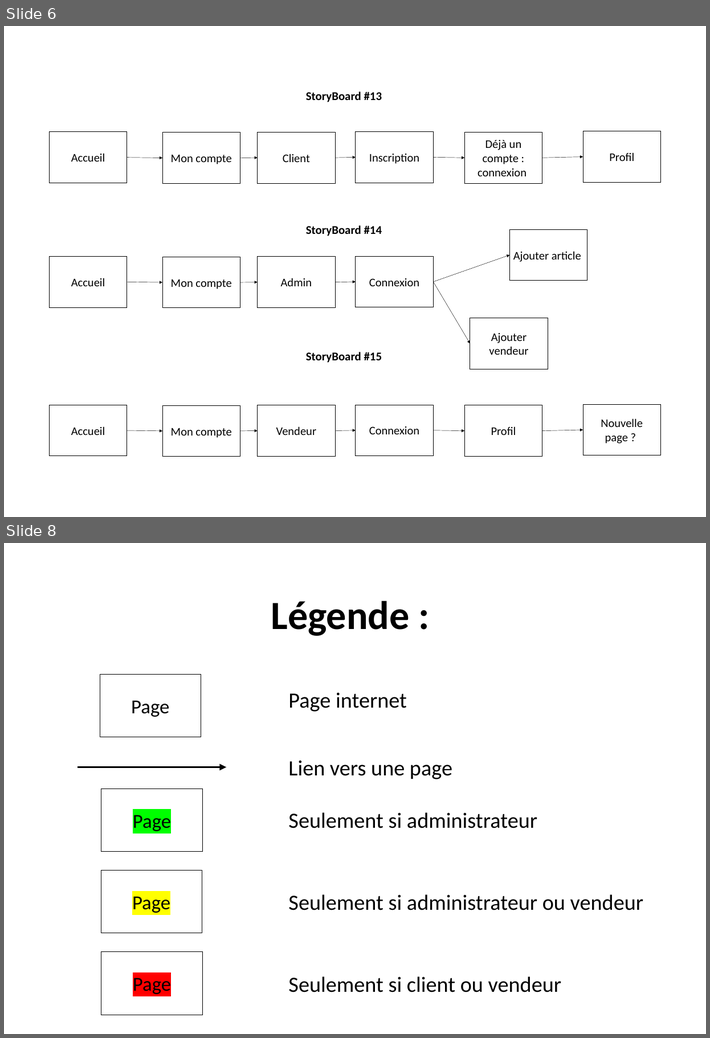
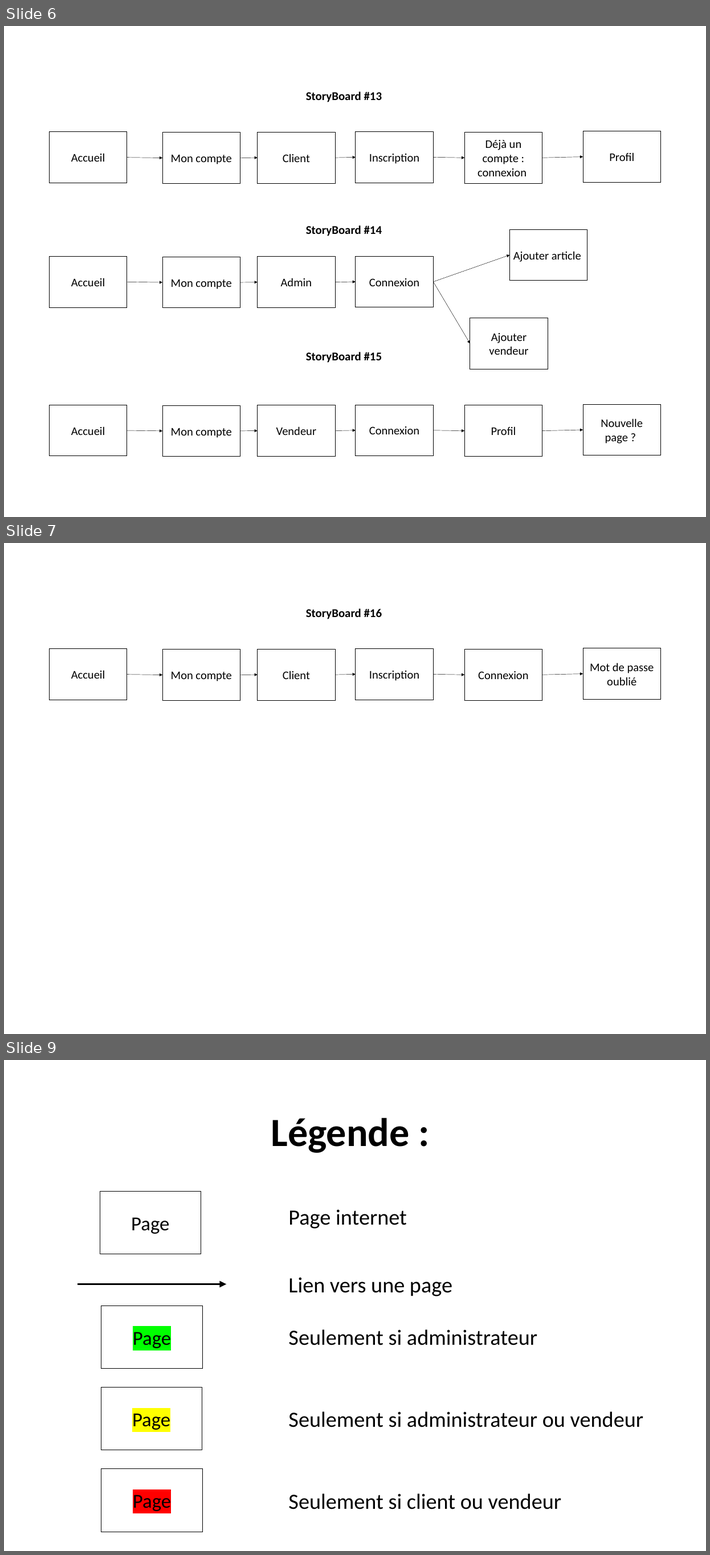
Before and after one commit to MaximeGendron/Paris-Shopping, a slide deck: Livrable/Story board.pptx. Shown one above the other, each under a label of ours: slides 6 and 8 before the commit, slides 6, 7 and 9 after it; the slides between them are not shown. The pictures are 710x1038 and 710x1555 pixels, drawn with LibreOffice and Linux fonts; fonts in the diff are those of the drawing. Boxes give left, top, right and bottom in pixels: in the first picture for what was removed or moved away, otherwise in the second. Text is boxed around its words. In the diff, an @@ line names an element or a change of style, - is before the commit and + after.

```diff
--- a/Livrable/Story board.pptx
+++ b/Livrable/Story board.pptx
@@ slide 7 added at [4, 543, 706, 1034], background #FFFFFF @@
@@ text added at [306, 609, 382, 619], 24 pt, text #000000, bold @@
+StoryBoard #16
@@ rectangle added at [49, 649, 127, 700], fill #FFFFFF, outline #000000 1 pt, 23.7 pt, text #000000 @@
+Accueil
@@ rectangle added at [162, 649, 240, 700], fill #FFFFFF, outline #000000 1 pt, 23.7 pt, text #000000 @@
+Mon compte
@@ rectangle added at [258, 649, 335, 700], fill #FFFFFF, outline #000000 1 pt, 23.7 pt, text #000000 @@
+Client
@@ rectangle added at [356, 649, 433, 700], fill #FFFFFF, outline #000000 1 pt, 23.7 pt, text #000000 @@
+Inscription
@@ rectangle added at [465, 649, 542, 700], fill #FFFFFF, outline #000000 1 pt, 23.7 pt, text #000000 @@
+Connexion
@@ rectangle added at [583, 648, 661, 699], fill #FFFFFF, outline #000000 1 pt, 23.7 pt, text #000000 @@
+Mot de passe oublié
@@ arrow added from (127, 675) to (162, 675), #000000 0.5 pt @@
@@ arrow added from (240, 675) to (258, 675), #000000 0.5 pt @@
@@ arrow added from (335, 675) to (356, 674), #000000 0.5 pt @@
@@ arrow added from (433, 674) to (465, 675), #000000 0.5 pt @@
@@ arrow added from (542, 675) to (583, 674), #000000 0.5 pt @@
@@ what was slide 8 is now slide 9 @@
```
Also in this commit, not shown: 2 slides changed, 6 other files.
